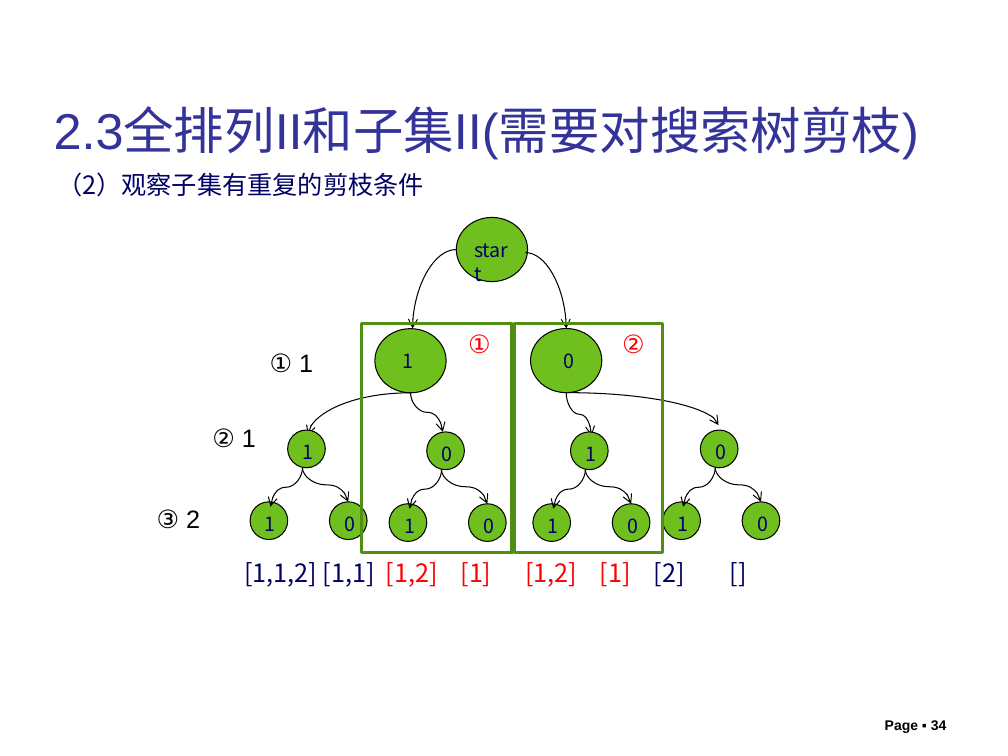
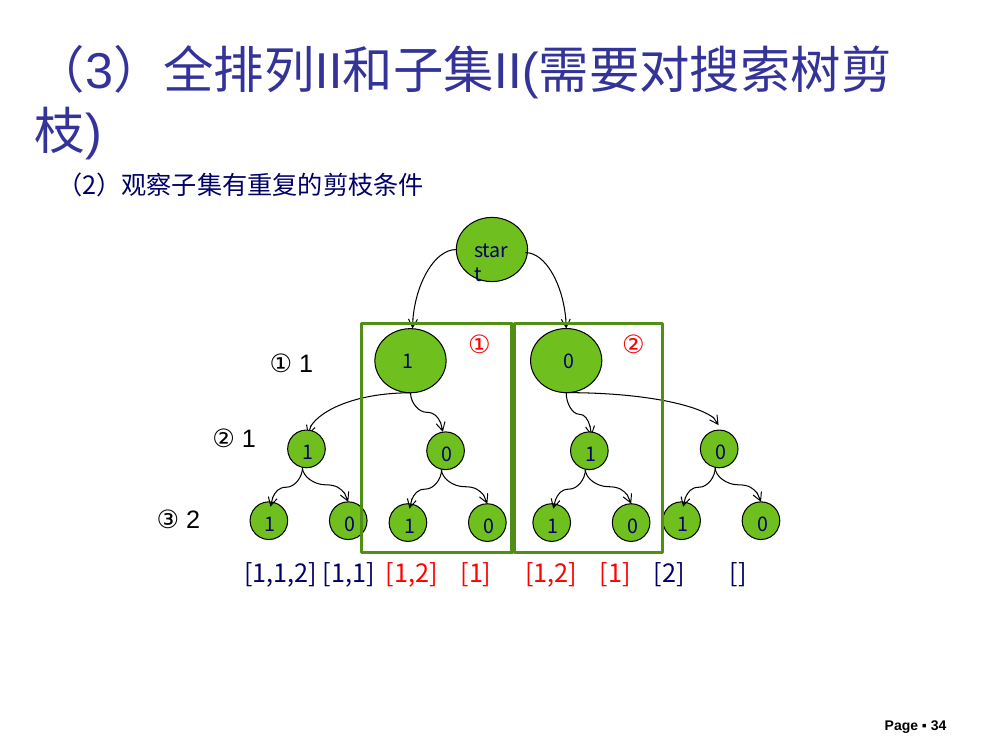
Before and after one commit to liutongling/DP, a slide deck: slide 34 of file/第6章 回朔法.pptx. Drawn at 1008x756 pixels with LibreOffice and Linux fonts; fonts in the diff are those of the drawing; background and template pictures are left out. Boxes give left, top, right and bottom in pixels: in the first picture for what was removed or moved away, otherwise in the second. Text is boxed around its words. In the diff, an @@ line names an element or a change of style, - is before the commit and + after.

```diff
--- a/file/第6章 回朔法.pptx
+++ b/file/第6章 回朔法.pptx
@@ text at [35, 45, 892, 160]: text changed @@
-2.3全排列II和子集II(需要对搜索树剪枝)
+（3）全排列II和子集II(需要对搜索树剪枝)
```
Also in this commit, not shown: 17 other slides changed, 1 other file.
